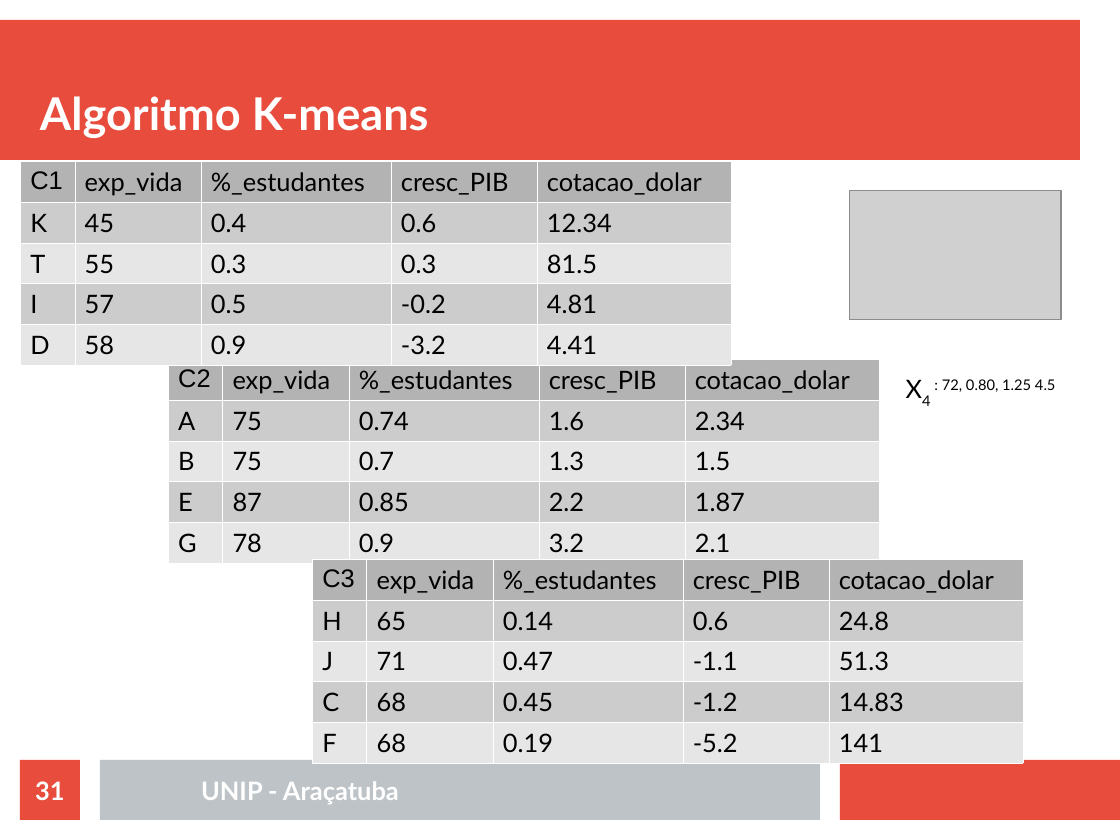
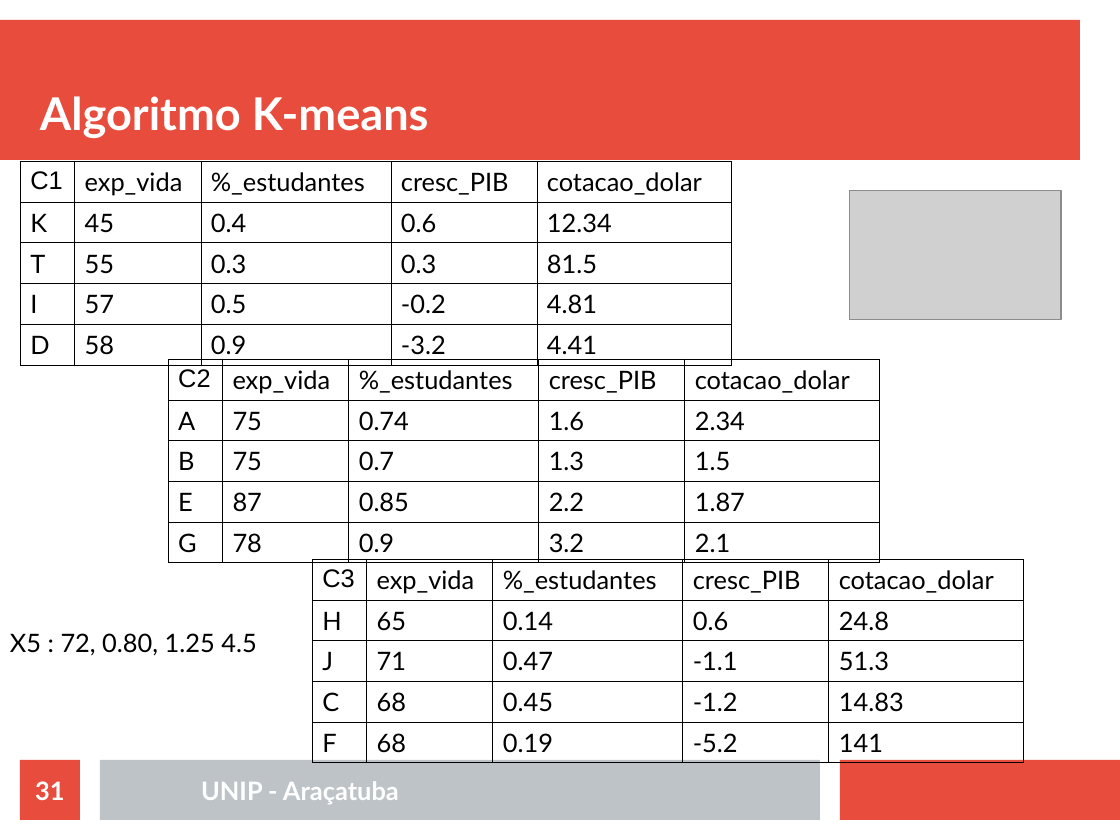
Before and after one commit to rafaelstojoao/pos-unip, a slide deck: slide 31 of [2020][modulo][Machine_Learning]/[aula]02[Agrupamento].odp. Drawn at 1120x840 pixels with LibreOffice and Linux fonts; fonts in the diff are those of the drawing; grey boxes stand for pictures. Boxes give left, top, right and bottom in pixels: in the first picture for what was removed or moved away, otherwise in the second. Text is boxed around its words. In the diff, an @@ line names an element or a change of style, - is before the commit and + after.

```diff
--- a/[2020][modulo][Machine_Learning]/[aula]02[Agrupamento].odp
+++ b/[2020][modulo][Machine_Learning]/[aula]02[Agrupamento].odp
@@ table at (x1=20, y1=162, x2=731, y2=359) @@
@@ fill #B3B3B3 to none in row 1 @@
@@ fill #CCCCCC to none in 10 cells @@
@@ fill #E6E6E6 to none in 10 cells @@
@@ borders changed @@
@@ table at (x1=169, y1=360, x2=879, y2=557) @@
@@ fill #B3B3B3 to none in row 1 @@
@@ fill #CCCCCC to none in 10 cells @@
@@ fill #E6E6E6 to none in 10 cells @@
@@ borders changed @@
@@ table at (x1=312, y1=559, x2=1022, y2=757) @@
@@ fill #B3B3B3 to none in row 1 @@
@@ fill #CCCCCC to none in 10 cells @@
@@ fill #E6E6E6 to none in 10 cells @@
@@ borders changed @@
@@ text at (x1=10, y1=633, x2=256, y2=656): text changed @@
-X4 : 72, 0.80, 1.25 4.5
+X5 : 72, 0.80, 1.25 4.5
```
Also in this commit, not shown: 21 other slides changed, 6 slides removed, 1 other file.
